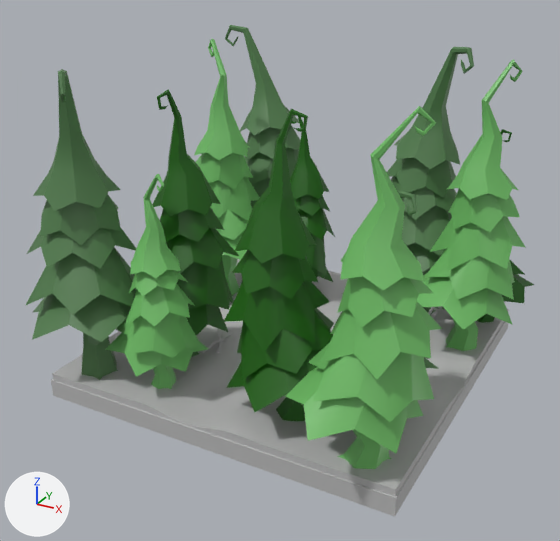
Before and after pictures for a commit that changed the FBX model Cryptique/Assets/FBX/FullRoom/3 - Forest/Foret_labyrinth06.fbx.
One viewpoint serves both versions: a 50 mm lens placed at (7.49, -14.28, 9.4), pointed at (-0.09, -0.49, 2.5). The axes (+X, +Y, +Z) are drawn at lower left. The lights are the same throughout. Where no turn or scale is listed for an object, it has been applied to the vertices.

In view in the first picture: 'sapin39', 'sapin40', 'sapin41', 'sapin42', 'sapin43', 'sapin44', 'sapin46', 'sapin47', 'sapin48', 'sapin49', 'sapin50', 'sol33', 'sol34'.
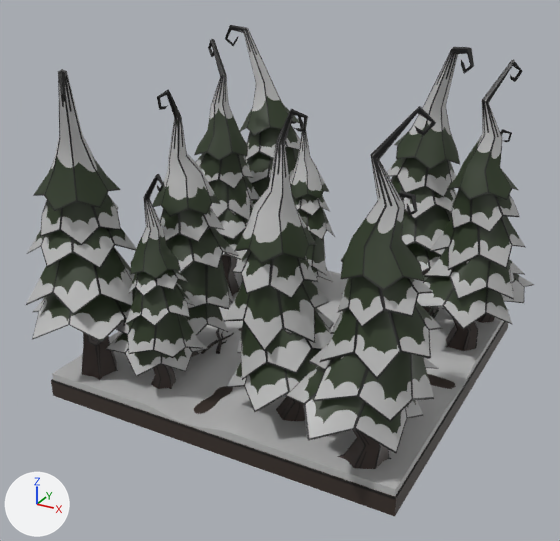
Boxes (x1, y1, x2, y2) around the edits, measured in the pictures (560 x 541 px):
'sapin46', recoloured (green to grey): (285, 106, 442, 469) in both
'sapin48', recoloured (green to grey): (25, 69, 136, 381) in both
'sapin47', recoloured (green to grey): (224, 109, 334, 421) in both
'sapin43', recoloured (green to grey): (417, 59, 525, 351) in both
'sapin50', recoloured (green to grey): (152, 89, 240, 357) in both
'sapin49', recoloured (green to grey): (106, 174, 208, 389) in both
'sol33', recoloured (grey to black): (51, 305, 508, 516) in both
'sapin44', recoloured (green to grey): (387, 47, 474, 316) in both
'sapin39', recoloured (green to grey): (194, 39, 260, 296) in both
'sapin41', recoloured (green to grey): (225, 25, 300, 208) in both
'sapin40', recoloured (green to grey): (290, 115, 335, 282) in both
'sapin42', recoloured (green to grey): (442, 129, 534, 323) in both

What changed in the scene script:
```text
Change me_mesh_010:
    where me_mesh_010.from_pydata(...)  # 196 vertices, 134 faces; spans x -0.83..1.35, y -0.82..1.19, z 0.0..4.92
    remove me_mesh_010.materials.append(mat_sapin03)  # dark green #186000
    add me_mesh_010.materials.append(mat_sapin138)  # picture img_sapin01_rgb_png
Change me_mesh_003:
    where me_mesh_003.from_pydata(...)  # 196 vertices, 134 faces; spans x -0.93..1.91, y -1.19..1.35, z 0.0..6.24
    remove me_mesh_003.materials.append(mat_sapin03)  # dark green #186000
    add me_mesh_003.materials.append(mat_sapin138)  # picture img_sapin01_rgb_png
Change me_mesh_027:
    where me_mesh_027.from_pydata(...)  # 8 vertices, 5 faces; spans x -4.0..4.0, y -4.0..4.0, z -0.2..0.2
    remove me_mesh_027.materials.append(mat_piece_taverne)  # grey #bcbcbc
    add me_mesh_027.materials.append(mat_terre)  # picture img_sol_ext_png
Change me_mesh_009:
    where me_mesh_009.from_pydata(...)  # 209 vertices, 146 faces; spans x -2.24..0.79, y -0.96..1.93, z -0.01..6.73
    remove me_mesh_009.materials.append(mat_sapin02)  # green #517d4c
    add me_mesh_009.materials.append(mat_sapin137)  # picture img_sapin03_rgb_png
Change me_mesh:
    where me_mesh.from_pydata(...)  # 209 vertices, 146 faces; spans x -2.2..1.05, y -0.74..2.02, z -0.01..6.73
    remove me_mesh.materials.append(mat_sapin02)  # green #517d4c
    add me_mesh.materials.append(mat_sapin137)  # picture img_sapin03_rgb_png
Change me_mesh_008:
    where me_mesh_008.from_pydata(...)  # 209 vertices, 146 faces; spans x -0.53..2.31, y -1.4..1.36, z -0.01..6.73
    remove me_mesh_008.materials.append(mat_sapin02)  # green #517d4c
    add me_mesh_008.materials.append(mat_sapin137)  # picture img_sapin03_rgb_png
Change me_mesh_002:
    where me_mesh_002.from_pydata(...)  # 196 vertices, 134 faces; spans x -1.37..1.08, y -1.82..0.87, z 0.0..6.09
    remove me_mesh_002.materials.append(mat_sapin03)  # dark green #186000
    add me_mesh_002.materials.append(mat_sapin138)  # picture img_sapin01_rgb_png
Change me_mesh_007:
    where me_mesh_007.from_pydata(...)  # 199 vertices, 138 faces; spans x -0.48..2.31, y -1.8..0.73, z 0.0..6.6
    remove me_mesh_007.materials.append(mat_sapin01)  # green #6fbc66
    add me_mesh_007.materials.append(mat_sapin136)  # picture img_sapin02_rgb_png
Change me_mesh_004:
    where me_mesh_004.from_pydata(...)  # 199 vertices, 138 faces; spans x -2.05..0.37, y -1.98..0.9, z 0.0..6.6
    remove me_mesh_004.materials.append(mat_sapin01)  # green #6fbc66
    add me_mesh_004.materials.append(mat_sapin136)  # picture img_sapin02_rgb_png
Change me_mesh_006:
    where me_mesh_006.from_pydata(...)  # 196 vertices, 134 faces; spans x -1.54..0.69, y -0.96..0.96, z 0.0..4.92
    remove me_mesh_006.materials.append(mat_sapin03)  # dark green #186000
    add me_mesh_006.materials.append(mat_sapin138)  # picture img_sapin01_rgb_png
Change me_mesh_011:
    where me_mesh_011.from_pydata(...)  # 199 vertices, 138 faces; spans x -1.8..0.72, y -2.31..0.48, z 0.0..6.6
    remove me_mesh_011.materials.append(mat_sapin01)  # green #6fbc66
    add me_mesh_011.materials.append(mat_sapin136)  # picture img_sapin02_rgb_png
Change me_mesh_001:
    where me_mesh_001.from_pydata(...)  # 199 vertices, 138 faces; spans x -1.67..0.27, y -0.73..1.14, z 0.0..4.88
    remove me_mesh_001.materials.append(mat_sapin01)  # green #6fbc66
    add me_mesh_001.materials.append(mat_sapin136)  # picture img_sapin02_rgb_png
```
